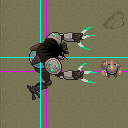
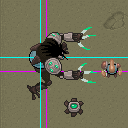
Comparing the layer stacks of the two 128x128 images. Changes:
added layer "pod" above "ch1" over [64, 98, 84, 117]
added group "ch1" with 12 layers above "bakup" over [64, 98, 84, 117]
moved "bodycenter" into group "ch1" over [64, 98, 84, 117]
